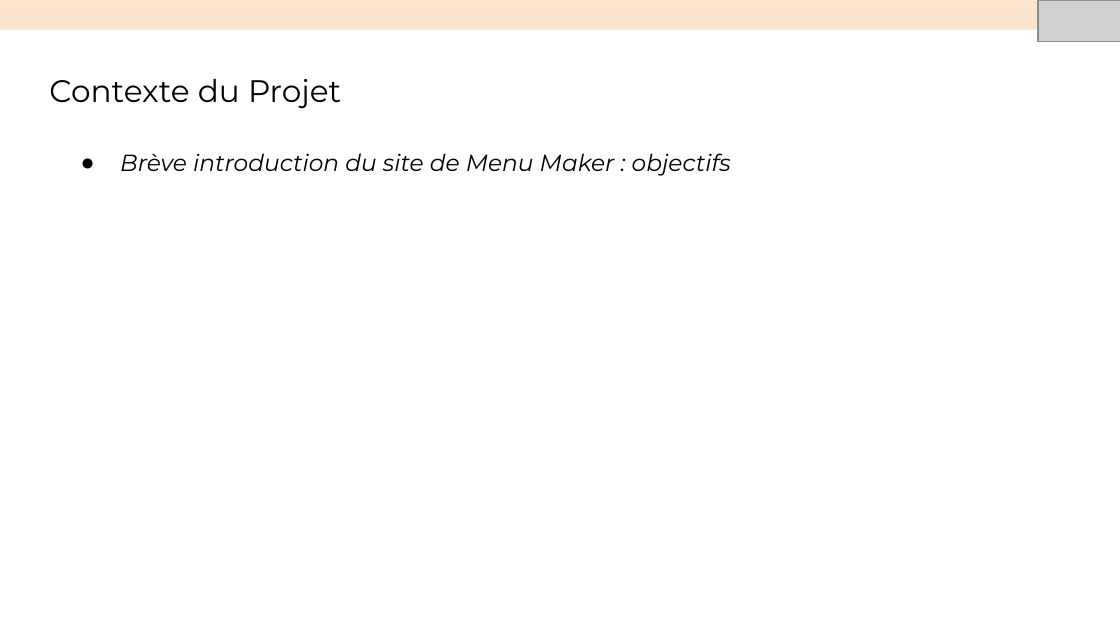
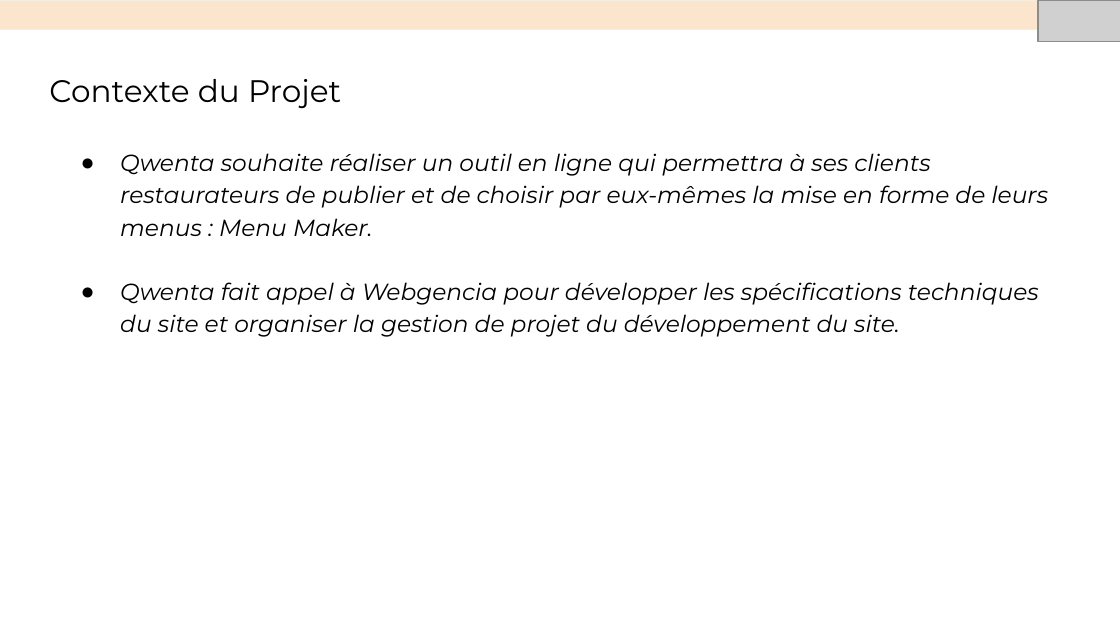
Before and after one commit to Buom01/oc-qwenta, a slide deck: slide 3 of Présenation Soufiane.odp. Drawn at 1120x630 pixels with LibreOffice and Linux fonts; fonts in the diff are those of the drawing; grey boxes stand for pictures. Boxes give left, top, right and bottom in pixels: in the first picture for what was removed or moved away, otherwise in the second. Text is boxed around its words. In the diff, an @@ line names an element or a change of style, - is before the commit and + after.

```diff
--- a/Présenation Soufiane.odp
+++ b/Présenation Soufiane.odp
@@ text at (120, 153, 1048, 337): text changed @@
-● Brève introduction du site de Menu Maker : objectifs
+● Qwenta souhaite réaliser un outil en ligne qui permettra à ses clients restaurateurs de publier et de choisir par eux-mêmes la mise en forme de leurs menus : Menu Maker.
+● Qwenta fait appel à Webgencia pour développer les spécifications techniques du site et organiser la gestion de projet du développement du site.
```
Also in this commit, not shown: 4 other slides changed, 5 slides added.
